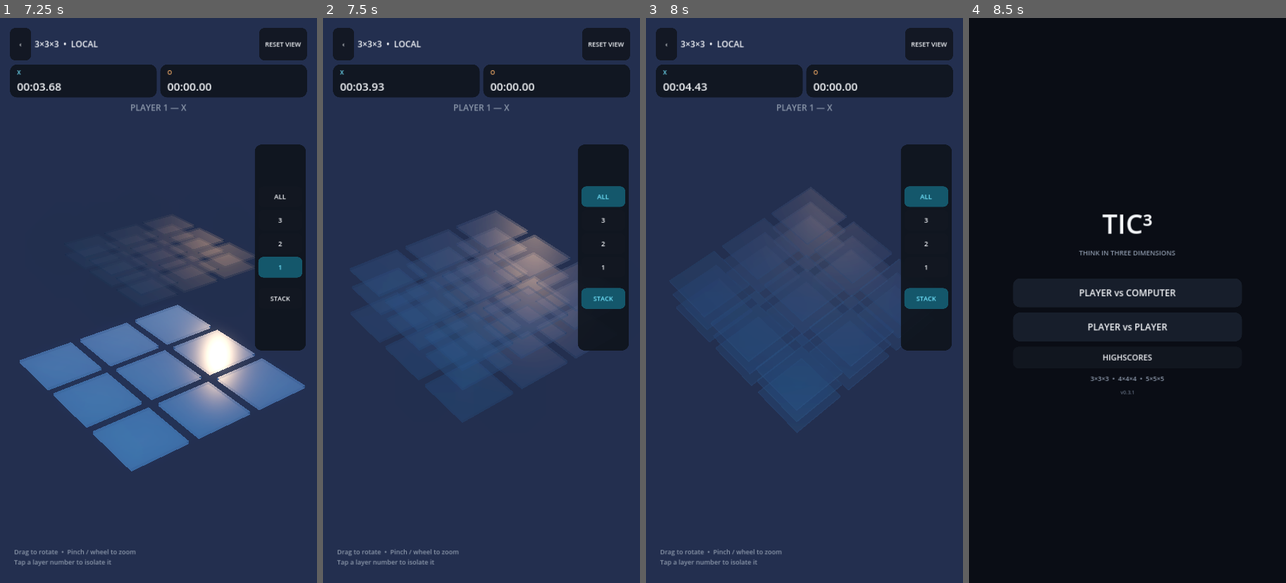
Above: before the commit, frames 1-4 (left to right).
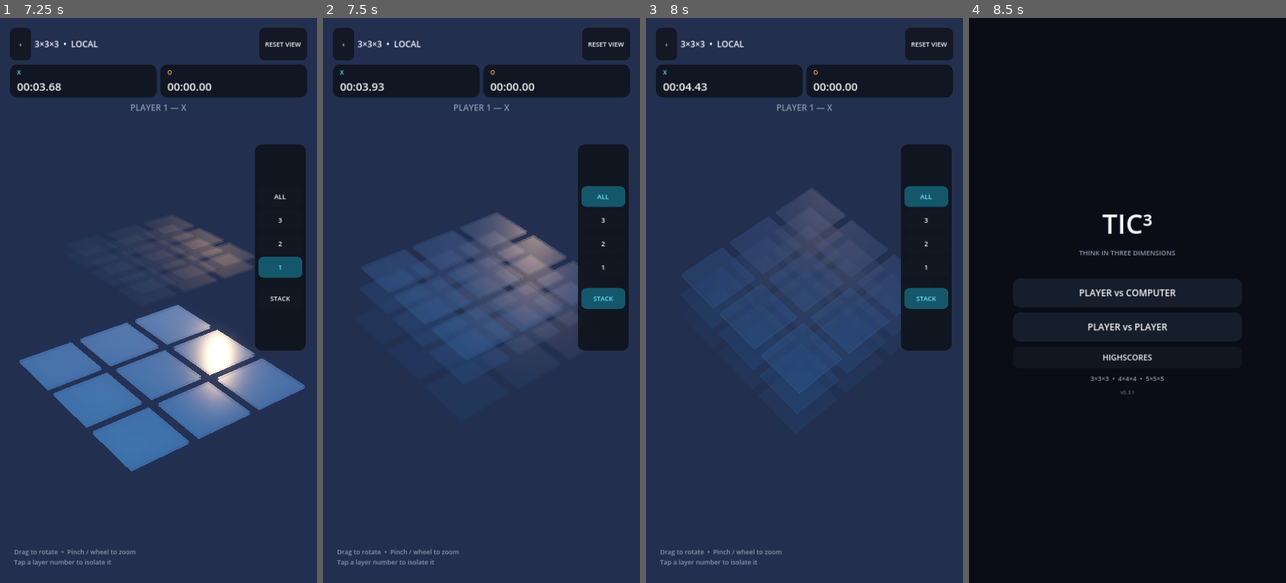
Above: after the commit, the same moments.

Repository: Creativebrook/tic3
Game: Godot game, scene res://scenes/main.tscn
Same seed, same stepped clock (60 frames per second), same inputs: the game is played once before the commit and once after it.
Inputs:
- Up to frame 1 (7.25 s): click "PLAYER vs COMPUTER" at 0.5 s; click "START GAME" at 1.25 s; click "‹" at 2 s; click "PLAYER vs PLAYER" at 2.75 s; click "START GAME" at 3.5 s; click "ALL" at 4.25 s; click "3" at 5 s; click "2" at 5.75 s; click "1" at 6.5 s
- Up to frame 2 (7.5 s): click "STACK" at 7.25 s
- Up to frame 3 (8 s): no input
- Up to frame 4 (8.5 s): click "‹" at 8 s

Frame 1 is identical in both runs. In frame 2, 0.9% of the frame differs, in the area x 12-80%, y 34-66%; in frame 3, 0.3%; in frame 4, nothing differs.

Commit message:
feat: B2 add cascaded transparent stack layout

Diff:
--- a/scripts/board_view.gd
+++ b/scripts/board_view.gd
@@ -247,6 +247,13 @@
 	exploded = not enabled
 	_apply_layer_positions(true)
 
+func reset_view_state(animated := true) -> void:
+	# Canonical board presentation used by RESET VIEW and end-of-game framing.
+	stack_mode = false
+	exploded = true
+	focused_layer = -1
+	_apply_layer_positions(animated)
+
 func is_stack_mode() -> bool:
 	return stack_mode
 
@@ -268,10 +275,18 @@
 		var interactive := focused_layer < 0 or z == focused_layer
 
 		if stack_mode:
-			# Analytical STACK foundation: panels become genuinely translucent
-			# while X/O pieces stay fully readable through the layers.
-			panel_opacity = 0.34
-			panel_dim = 0.62
+			# B2: use a compact diagonal cascade instead of placing every level on
+			# the exact same footprint. The offset is small enough to read columns,
+			# but large enough to expose level order in a 3/4 camera.
+			var stack_center := (float(board.size) - 1.0) * 0.5
+			var level_offset := float(z) - stack_center
+			target = Vector3(level_offset * 0.16, level_offset * 0.34, -level_offset * 0.13)
+			target_scale = Vector3.ONE * 0.94
+			# Slight depth gradient helps the planes separate without becoming
+			# opaque. Piece-specific depth cues remain a B3 task.
+			var depth_t := 0.5 if board.size <= 1 else float(z) / float(board.size - 1)
+			panel_opacity = lerp(0.26, 0.38, depth_t)
+			panel_dim = lerp(0.48, 0.72, depth_t)
 			piece_opacity = 1.0
 		elif focused_layer >= 0:
 			if z == focused_layer:
